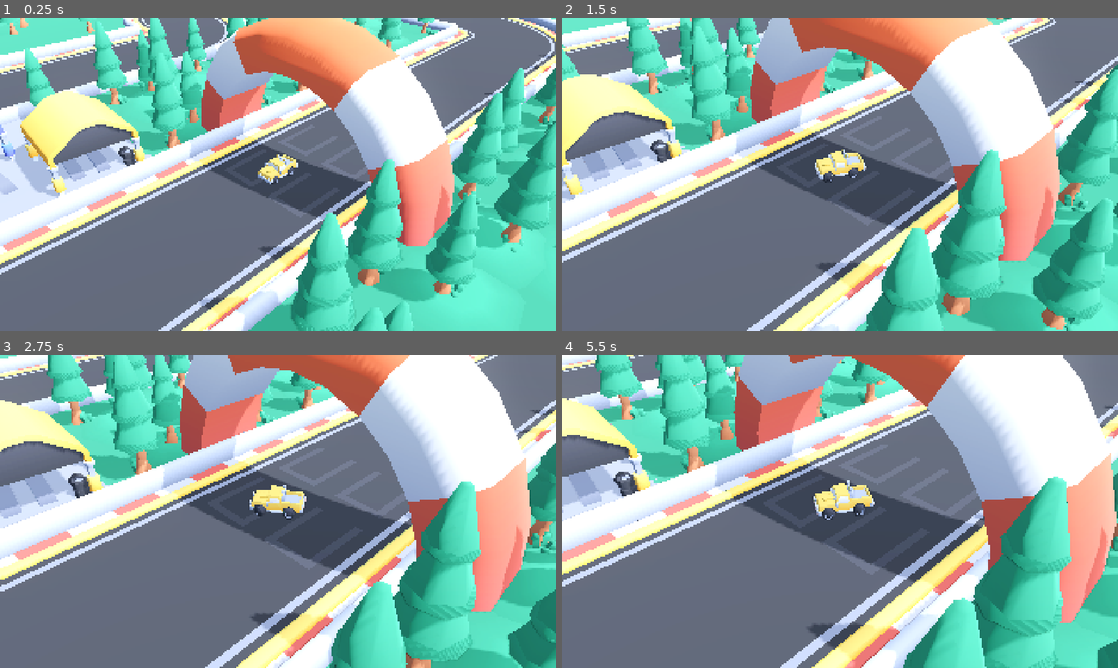
Above: before the commit, frames 1-4 (two rows, left to right).
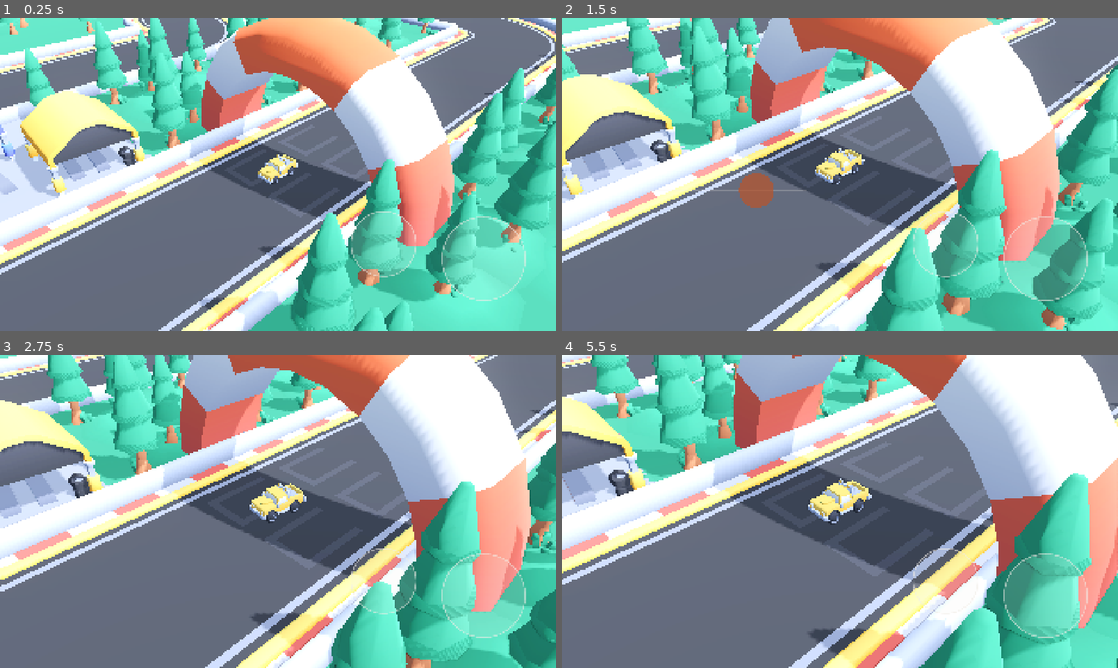
Above: after the commit, the same moments.

Repository: msalejandrojose/core
Game: Godot game, scene res://scenes/main.tscn
The game is run twice, just before and just after one commit, with the same random seed, the same clock (stepped at 60 frames per second) and the same inputs.
Inputs (mouse positions are in pixels of both pictures, inside the frame that each line leads up to):
- Up to frame 1 (0.25 s): no input
- Up to frame 2 (1.5 s): move the mouse to (962, 158) at 0.52 s; hold D (right) 0.53-1.25 s; click (962, 158) at 0.67 s; drag from (728, 190) to (812, 237) at 1.27 s
- Up to frame 3 (2.75 s): move the mouse to (333, 442) at 2.02 s; hold D (right) from 2.03 s (still down); click (333, 442) at 2.17 s
- Up to frame 4 (5.5 s): release D (right) at 2.75 s; drag from (812, 574) to (673, 464) at 2.77 s; move the mouse to (1006, 558) at 3.52 s; hold A (left) 3.53-4.25 s; click (1006, 558) at 3.67 s; drag from (673, 464) to (756, 433) at 4.27 s; move the mouse to (867, 511) at 5.02 s; hold S (back) from 5.03 s (still down); click (867, 511) at 5.17 s

The runs differ from the first frame. In frame 1, 1.6% of the frame differs, in the area x 63-95%, y 61-91%; in frame 2, 4.1%; in frame 3, 1.8%; in frame 4, 27%, in the area x 0-100%, y 0-100%.

Commit message:
feat(racing): controles tactiles del coche (TASK-197)
El starter kit leia el teclado directamente desde vehicle.gd. Se introduce
un autoload VehicleInput como fuente unica de input: el coche lee de ahi y
no sabe de donde viene. Eso deja teclado y tactil conviviendo, y abre la
puerta a alimentar la misma fisica desde un ghost mas adelante sin tocar
vehicle.gd.

TouchControls implementa direccion analogica con el pulgar izquierdo
(volante flotante: nace donde caiga el dedo, con el origen siguiendo al
pulgar cuando se pasa del recorrido) y acelerador/freno con el derecho.
Multitouch a mano por indice de dedo en vez de TouchScreenButton: girar
mientras aceleras es el caso normal y el enrutado por nodo se pelea con
varios dedos a la vez.

Geometria en fracciones del viewport para que escale por densidad. El
freno gana si se pulsan los dos pedales. emulate_touch_from_mouse activado
para poder probarlo con raton desde el editor.

Co-Authored-By: Claude Opus 5 <noreply@anthropic.com>

Diff:
--- a/apps/game/project.godot
+++ b/apps/game/project.godot
@@ -22,6 +22,10 @@
 boot_splash/image="res://splash-screen.png"
 config/icon="res://icon.png"
 
+[autoload]
+
+VehicleInput="*res://scripts/input/vehicle_input.gd"
+
 [display]
 
 ; Móvil primero: horizontal (estándar del género), escalado por canvas_items
@@ -35,6 +39,12 @@
 [filesystem]
 
 import/fbx/enabled=false
+
+[input_devices]
+
+; Permite probar los controles táctiles con el ratón desde el editor. No afecta
+; al build de móvil, donde los eventos táctiles son reales.
+pointing/emulate_touch_from_mouse=true
 
 [input]
 
--- a/apps/game/scenes/main.tscn
+++ b/apps/game/scenes/main.tscn
@@ -7,6 +7,7 @@
 [ext_resource type="PackedScene" uid="uid://c44tfiddyjjm1" path="res://models/vehicle-truck-green.glb" id="9_cmq2j"]
 [ext_resource type="PackedScene" uid="uid://c5e64mpylh1ge" path="res://models/vehicle-truck-purple.glb" id="10_p3c1o"]
 [ext_resource type="PackedScene" uid="uid://b34e2pvbemfac" path="res://models/vehicle-truck-red.glb" id="11_wocnk"]
+[ext_resource type="PackedScene" path="res://scenes/ui/touch-controls.tscn" id="12_touch"]
 
 [sub_resource type="BoxShape3D" id="BoxShape3D_ya4ey"]
 size = Vector3(60, 0, 60)
@@ -69,3 +70,5 @@
 
 [node name="Vehicle" parent="." unique_id=1867641805 instance=ExtResource("7_o6xl0")]
 transform = Transform3D(1, 0, 0, 0, 1, 0, 0, 0, 1, 3.5, 0, 5)
+
+[node name="TouchControls" parent="." instance=ExtResource("12_touch")]
--- /dev/null
+++ b/apps/game/scenes/ui/touch-controls.tscn
@@ -0,0 +1,15 @@
+[gd_scene load_steps=2 format=3]
+
+[ext_resource type="Script" path="res://scripts/ui/touch_controls.gd" id="1_touch"]
+
+[node name="TouchControls" type="CanvasLayer"]
+
+[node name="Pad" type="Control" parent="."]
+layout_mode = 3
+anchors_preset = 15
+anchor_right = 1.0
+anchor_bottom = 1.0
+grow_horizontal = 2
+grow_vertical = 2
+mouse_filter = 2
+script = ExtResource("1_touch")
--- /dev/null
+++ b/apps/game/scripts/input/vehicle_input.gd
@@ -0,0 +1,35 @@
+extends Node
+
+## Fuente única de input del vehículo.
+##
+## El coche NO lee teclado ni pantalla directamente: lee de aquí. Así el mismo
+## `vehicle.gd` sirve en editor (teclado), en móvil (táctil) y más adelante para
+## reproducir un ghost o un replay, que no son más que otra fuente de input.
+##
+## Autoload registrado como `VehicleInput` en project.godot.
+
+## Dirección: -1 (todo a la izquierda) .. +1 (todo a la derecha).
+var steer: float = 0.0
+
+## Acelerador: +1 acelera, -1 frena/marcha atrás, 0 punto muerto.
+var throttle: float = 0.0
+
+## Lo pone a true la capa táctil mientras haya un dedo en pantalla. Cuando es
+## true el teclado se ignora, para que un dedo apoyado no pelee con una tecla.
+var touch_active: bool = false
+
+
+func _process(_delta: float) -> void:
+	if touch_active:
+		return
+
+	steer = Input.get_axis("left", "right")
+	throttle = Input.get_axis("back", "forward")
+
+
+## Suelta todo. Lo llama el reinicio de vuelta para que el coche no arranque
+## con el acelerador heredado del intento anterior.
+func release() -> void:
+	steer = 0.0
+	throttle = 0.0
+	touch_active = false
--- /dev/null
+++ b/apps/game/scripts/ui/touch_controls.gd
@@ -0,0 +1,176 @@
+extends Control
+
+## Controles táctiles: dirección analógica con el pulgar izquierdo, acelerador
+## y freno con el derecho.
+##
+## Por qué a mano y no con TouchScreenButton / _gui_input: hacen falta varios
+## dedos a la vez (girar mientras aceleras es el caso normal, no la excepción),
+## y el enrutado de eventos por nodo se pelea con el multitouch. Aquí se lleva
+## un registro explícito de qué índice de dedo controla qué.
+
+# --- Geometría, en fracciones del viewport para que escale por densidad -------
+
+## Recorrido horizontal del pulgar que equivale a giro a tope.
+const STEER_TRAVEL_RATIO := 0.14
+## Por debajo de esto no se gira: evita que el coche tiemble con el pulso.
+const STEER_DEADZONE_RATIO := 0.012
+## La mitad izquierda de la pantalla dirige; la derecha son los pedales.
+const STEER_ZONE_RATIO := 0.5
+
+const PEDAL_RADIUS_RATIO := 0.075
+const PEDAL_MARGIN_RATIO := 0.055
+
+## Suavizado del giro. Alto a propósito: quita el jitter del dedo sin añadir
+## retardo perceptible. El coche ya suaviza otra vez en `vehicle.gd`.
+const STEER_SMOOTHING := 22.0
+
+# --- Paleta (core-design-system: clay sobre hueso) ----------------------------
+
+const CLAY := Color("b4552f")
+const BONE := Color("f0ece6")
+
+# --- Estado -------------------------------------------------------------------
+
+var _steer_finger := -1
+var _steer_origin := Vector2.ZERO
+var _steer_point := Vector2.ZERO
+var _steer_target := 0.0
+
+## índice de dedo -> "accel" | "brake"
+var _pedal_fingers: Dictionary = {}
+
+
+func _ready() -> void:
+	mouse_filter = Control.MOUSE_FILTER_IGNORE
+	set_process(true)
+
+
+func _process(delta: float) -> void:
+	var touching := _steer_finger != -1 or not _pedal_fingers.is_empty()
+	VehicleInput.touch_active = touching
+
+	if not touching:
+		# Al levantar el dedo se suelta todo en el acto. Sin esto el coche
+		# arrastra el último giro hasta que el teclado vuelve a mandar.
+		_steer_target = 0.0
+		VehicleInput.steer = 0.0
+		VehicleInput.throttle = 0.0
+		queue_redraw()
+		return
+
+	VehicleInput.steer = lerpf(VehicleInput.steer, _steer_target, clampf(delta * STEER_SMOOTHING, 0.0, 1.0))
+
+	var accel := false
+	var brake := false
+	for role in _pedal_fingers.values():
+		if role == "accel": accel = true
+		elif role == "brake": brake = true
+
+	# El freno gana si están los dos: en un contrarreloj el error caro es no
+	# frenar, no perder una décima de aceleración.
+	if brake: VehicleInput.throttle = -1.0
+	elif accel: VehicleInput.throttle = 1.0
+	else: VehicleInput.throttle = 0.0
+
+	queue_redraw()
+
+
+func _unhandled_input(event: InputEvent) -> void:
+	if event is InputEventScreenTouch:
+		if event.pressed: _on_press(event.index, event.position)
+		else: _on_release(event.index)
+		get_viewport().set_input_as_handled()
+
+	elif event is InputEventScreenDrag:
+		if event.index == _steer_finger:
+			_update_steer(event.position)
+			get_viewport().set_input_as_handled()
+
+
+func _on_press(index: int, pos: Vector2) -> void:
+	if pos.distance_to(_accel_center()) <= _pedal_radius():
+		_pedal_fingers[index] = "accel"
+		return
+
+	if pos.distance_to(_brake_center()) <= _pedal_radius():
+		_pedal_fingers[index] = "brake"
+		return
+
+	# Volante flotante: nace donde caiga el pulgar, no en un punto fijo. Evita
+	# tener que buscar a ciegas un control dibujado.
+	if pos.x < size.x * STEER_ZONE_RATIO and _steer_finger == -1:
+		_steer_finger = index
+		_steer_origin = pos
+		_steer_point = pos
+		_steer_target = 0.0
+
+
+func _on_release(index: int) -> void:
+	if index == _steer_finger:
+		_steer_finger = -1
+		_steer_target = 0.0
+	_pedal_fingers.erase(index)
+
+
+func _update_steer(pos: Vector2) -> void:
+	_steer_point = pos
+
+	var travel := size.x * STEER_TRAVEL_RATIO
+	var offset := pos.x - _steer_origin.x
+
+	# Si el pulgar se pasa del recorrido, el origen le sigue. Sin esto, al
+	# volver del tope hay una zona muerta enorme y el coche no reacciona.
+	if absf(offset) > travel:
+		_steer_origin.x = pos.x - signf(offset) * travel
+		offset = signf(offset) * travel
+
+	var deadzone := size.x * STEER_DEADZONE_RATIO
+	if absf(offset) < deadzone:
+		_steer_target = 0.0
+		return
+
+	var usable := travel - deadzone
+	_steer_target = clampf((offset - signf(offset) * deadzone) / usable, -1.0, 1.0)
+
+
+# --- Posiciones de los pedales ------------------------------------------------
+
+func _pedal_radius() -> float:
+	return size.x * PEDAL_RADIUS_RATIO
+
+
+func _accel_center() -> Vector2:
+	var m := size.x * PEDAL_MARGIN_RATIO
+	return Vector2(size.x - m - _pedal_radius(), size.y - m - _pedal_radius())
+
+
+func _brake_center() -> Vector2:
+	var c := _accel_center()
+	return Vector2(c.x - _pedal_radius() * 2.4, c.y - _pedal_radius() * 0.35)
+
+
+# --- Dibujo -------------------------------------------------------------------
+
+func _draw() -> void:
+	var r := _pedal_radius()
+
+	_draw_pedal(_accel_center(), r, _pedal_held("accel"))
+	_draw_pedal(_brake_center(), r * 0.78, _pedal_held("brake"))
+
+	if _steer_finger != -1:
+		var travel := size.x * STEER_TRAVEL_RATIO
+		var y := _steer_origin.y
+		draw_line(Vector2(_steer_origin.x - travel, y), Vector2(_steer_origin.x + travel, y), BONE * Color(1, 1, 1, 0.22), 3.0, true)
+		draw_circle(Vector2(_steer_point.x, y), r * 0.42, CLAY * Color(1, 1, 1, 0.75))
+
+
+func _draw_pedal(center: Vector2, radius: float, held: bool) -> void:
+	var fill := CLAY if held else BONE
+	draw_circle(center, radius, fill * Color(1, 1, 1, 0.30 if held else 0.14))
+	draw_arc(center, radius, 0.0, TAU, 48, fill * Color(1, 1, 1, 0.55), 3.0, true)
+
+
+func _pedal_held(role: String) -> bool:
+	for r in _pedal_fingers.values():
+		if r == role: return true
+	return false
--- a/apps/game/scripts/vehicle.gd
+++ b/apps/game/scripts/vehicle.gd
@@ -112,9 +112,12 @@
 
 func handle_input(delta):
 
+	# El input viene del autoload, no del teclado: la misma física sirve para
+	# táctil, teclado y (más adelante) reproducir un ghost.
+
 	if raycast.is_colliding():
-		input.x = Input.get_axis("left", "right")
-		input.z = Input.get_axis("back", "forward")
+		input.x = VehicleInput.steer
+		input.z = VehicleInput.throttle
 
 	sphere.angular_velocity += vehicle_model.get_global_transform().basis.x * (linear_speed * 100) * delta
 
